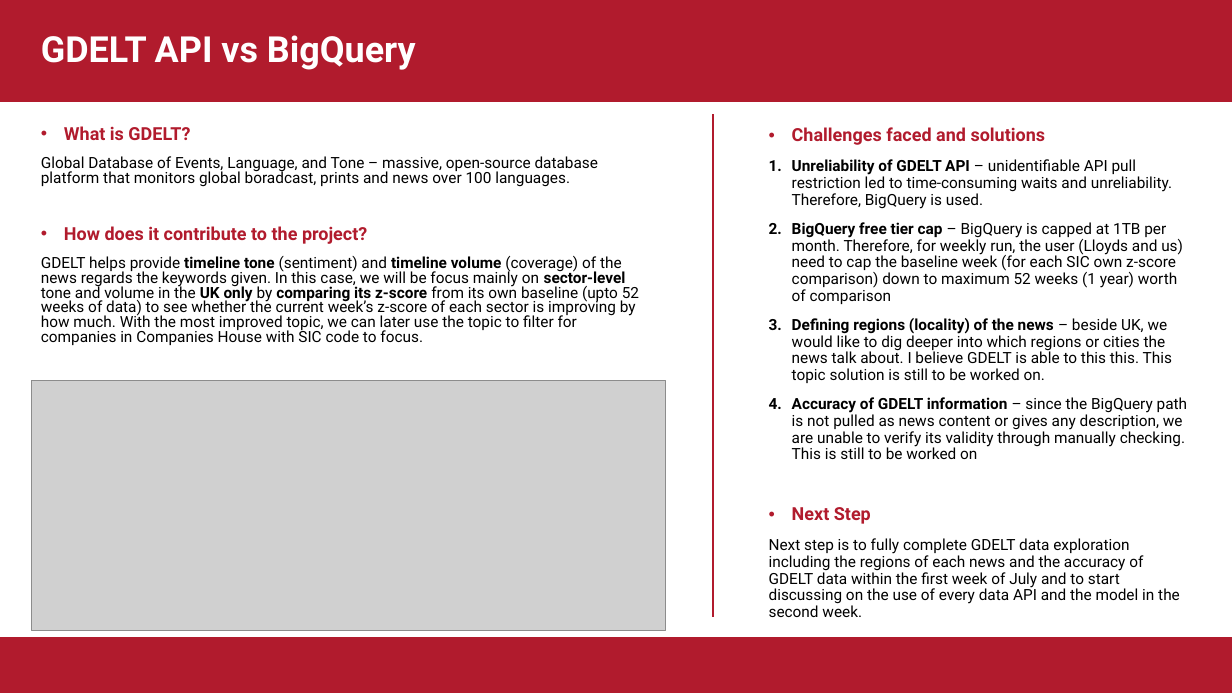
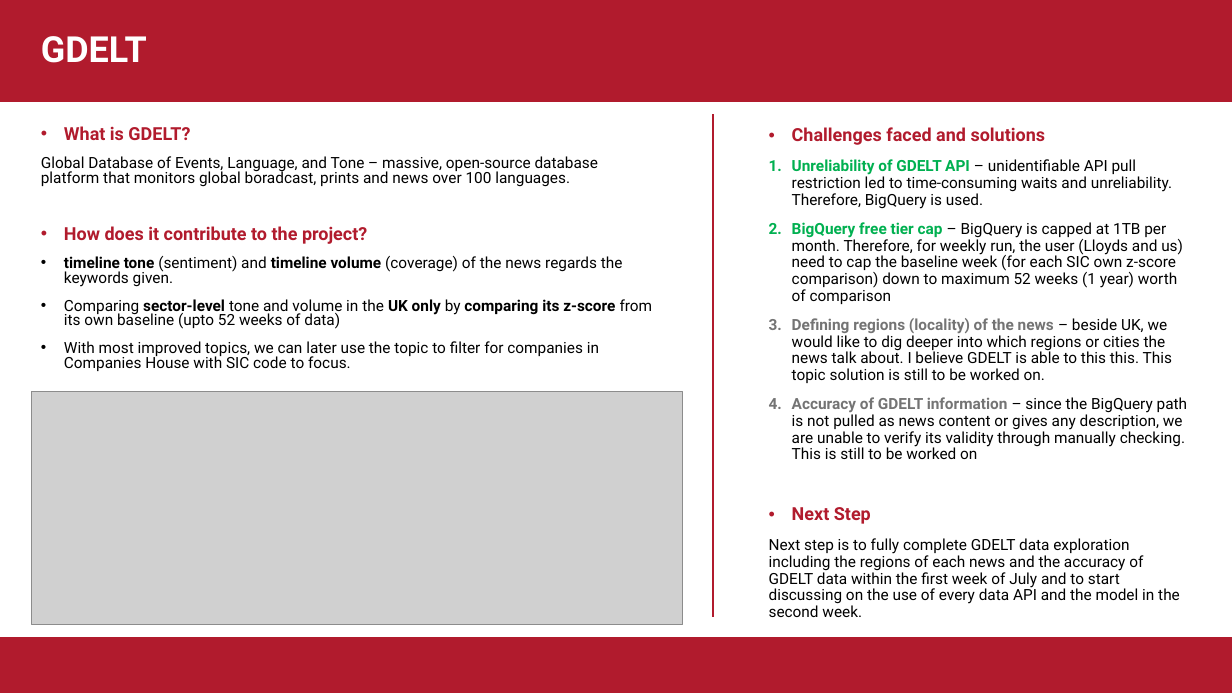
Before and after one commit to natchalin0022/team_21_lloyds, a slide deck: slide 1 of Document/GDELT presentation.pptx. Drawn at 1232x693 pixels with LibreOffice and Linux fonts; fonts in the diff are those of the drawing; grey boxes stand for pictures. Boxes give left, top, right and bottom in pixels: in the first picture for what was removed or moved away, otherwise in the second. Text is boxed around its words. In the diff, an @@ line names an element or a change of style, - is before the commit and + after.

```diff
--- a/Document/GDELT presentation.pptx
+++ b/Document/GDELT presentation.pptx
@@ title at (x1=41, y1=36, x2=147, y2=63): text changed @@
-GDELT API vs BigQuery
+GDELT
@@ text at (x1=792, y1=159, x2=1187, y2=459): text colour #000000 to #00B050 in "Unreliability of GDELT API", "BigQuery free tier cap"; text colour #000000 to #747474 in "Defining regions (locality) of the news", "Accuracy of GDELT information" @@
@@ text at (x1=64, y1=256, x2=653, y2=371): text changed @@
-GDELT helps provide timeline tone (sentiment) and timeline volume (coverage) of the news regards the keywords given. In this case, we will be focus mainly on sector-level tone and volume in the UK only by comparing its z-score from its own baseline (upto 52 weeks of data) to see whether the current week’s z-score of each sector is improving by how much. With the most improved topic, we can later use the topic to filter for companies in Companies House with SIC code to focus.
+• timeline tone (sentiment) and timeline volume (coverage) of the news regards the keywords given.
+• Comparing sector-level tone and volume in the UK only by comparing its z-score from its own baseline (upto 52 weeks of data)
+• With most improved topics, we can later use the topic to filter for companies in Companies House with SIC code to focus.
@@ picture resized from (x1=31, y1=380, x2=665, y2=630) to (x1=31, y1=391, x2=683, y2=625) @@
```
Also in this commit, not shown: 15 other files.
